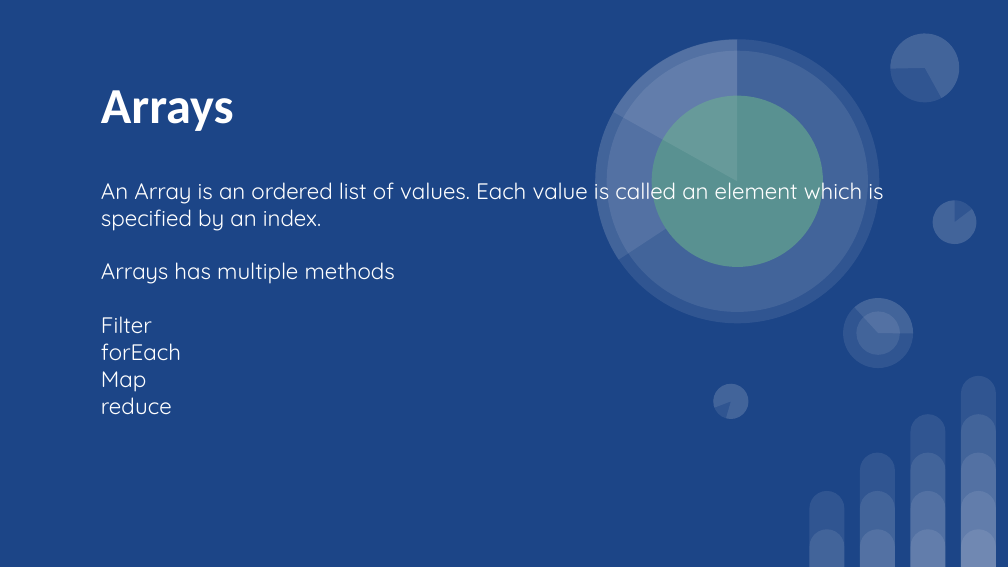
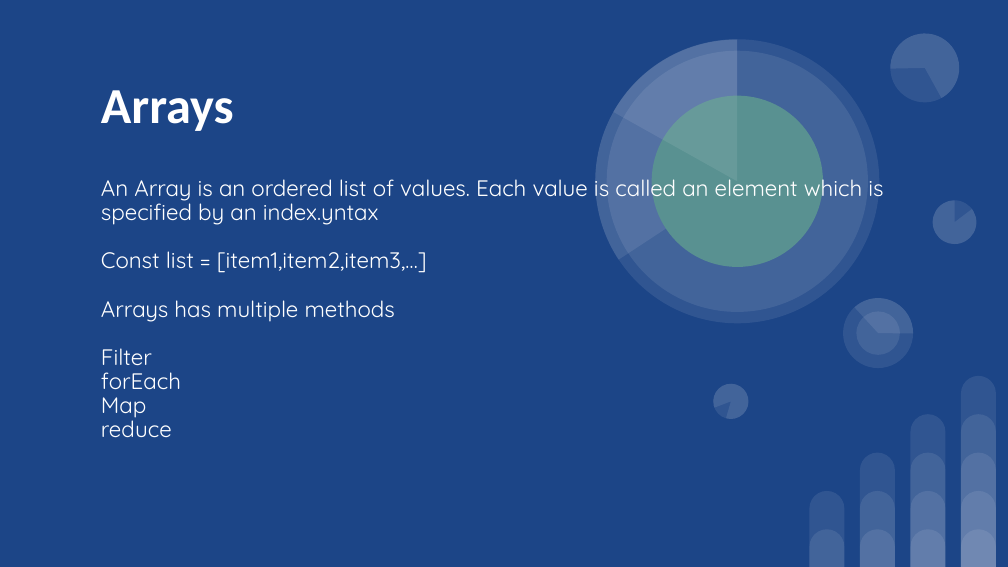
Before and after one commit to Sufyan-codes/FlexiSaf-Internship, a slide deck: slide 5 of Task 1/FlexiSaf Internship Task 1.pptx. Drawn at 1008x567 pixels with LibreOffice and Linux fonts; fonts in the diff are those of the drawing. Boxes give left, top, right and bottom in pixels: in the first picture for what was removed or moved away, otherwise in the second. Text is boxed around its words. In the diff, an @@ line names an element or a change of style, - is before the commit and + after.

```diff
--- a/Task 1/FlexiSaf Internship Task 1.pptx
+++ b/Task 1/FlexiSaf Internship Task 1.pptx
@@ subtitle at [101,173,883,273]: text changed @@
-An Array is an ordered list of values. Each value is called an element which is specified by an index.
+An Array is an ordered list of values. Each value is called an element which is specified by an index.yntax
+Const list = [item1,item2,item3,…]
@@ subtitle at [101,300,395,438]: line spacing 1 to 0.9 @@
```
Also in this commit, not shown: 1 other slide changed, 2 slides added, 2 slides removed, 1 other file.
